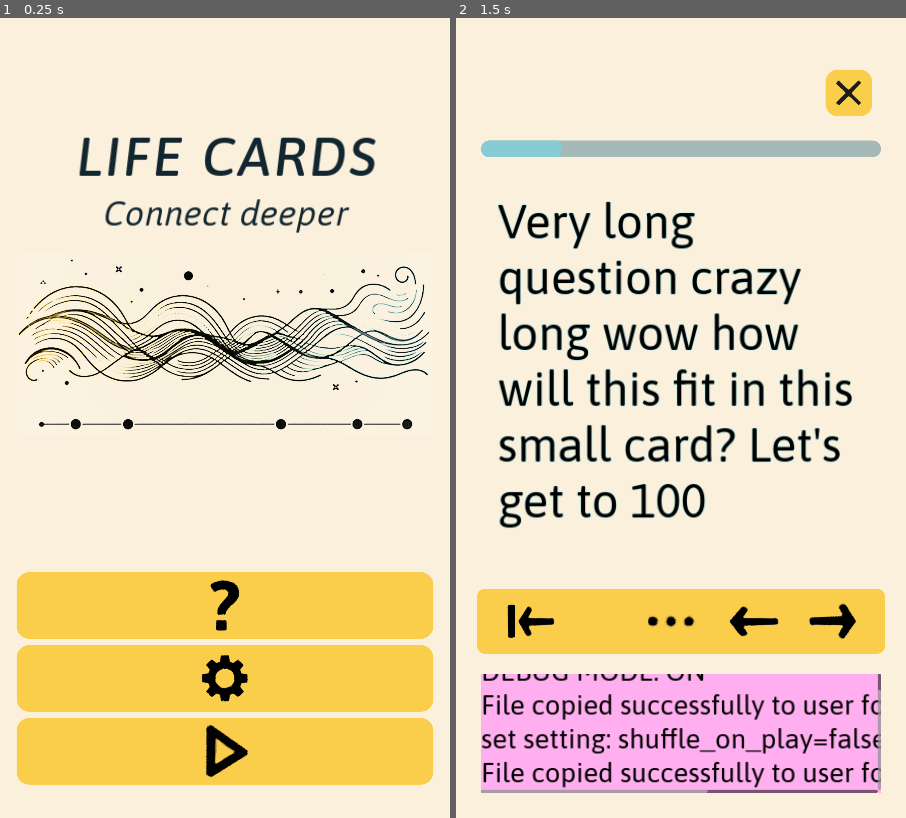
Above: before the commit, frames 1-2 (left to right).
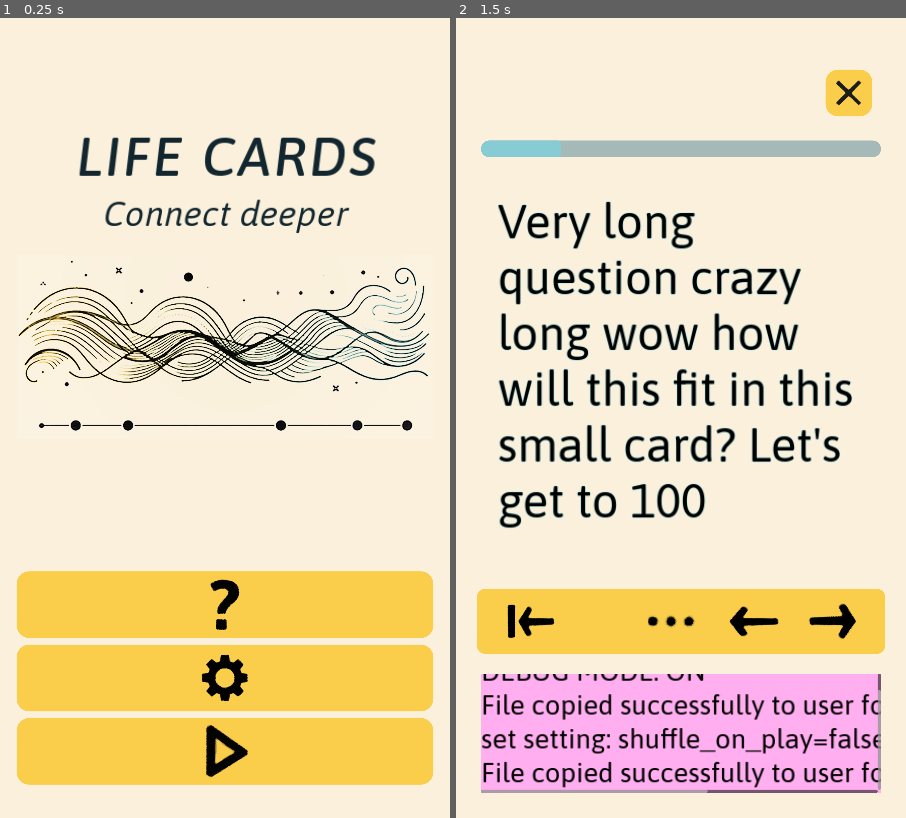
Above: after the commit, the same moments.

Repository: edoartworks/LifeCards
Game: Godot game, scene res://Game/screen_main.tscn
Two runs of this game, one before a commit and one after it. Both use one fixed random seed, a clock stepped at 60 frames per second and the inputs below.
Inputs (mouse positions are in pixels of both pictures, inside the frame that each line leads up to):
- Up to frame 1 (0.25 s): no input
- Up to frame 2 (1.5 s): click (681, 754) at 0.5 s; click (681, 754) at 1.25 s

The runs differ from the first frame. In frame 1, 5.5% of the frame differs, in the area x 3-97%, y 22-87%; in frame 2, nothing differs.

Commit message:
added generic confirm popup screen
hooked up to reset deck setting

Diff:
--- a/Game/Globals/Global.gd
+++ b/Game/Globals/Global.gd
@@ -158,6 +158,7 @@
 func _reset_questions_to_default() -> void:
 	copy_file(QUESTIONS_SRC_PATH, QUESTIONS_USER_PATH)
 	load_questions()
+	CURRENT_QUESTION_IDX = 0
 
 
 ### DEBUG
--- /dev/null
+++ b/Game/Globals/Popups.gd
@@ -0,0 +1,10 @@
+extends Node
+
+
+@onready var screen_confirm = preload("res://Game/screen_confirm.tscn")
+
+
+func show_confirm(parent: Node, callback: Callable):
+	var screen = screen_confirm.instantiate()
+	parent.add_child(screen)
+	screen.show_screen(callback)
--- /dev/null
+++ b/Game/screen_confirm.gd
@@ -0,0 +1,19 @@
+extends CanvasLayer
+
+
+var _callback_function: Callable
+
+
+func show_screen(callback_function: Callable):
+	_callback_function = callback_function
+	self.visible = true
+
+
+func _on_btn_ok_pressed() -> void:
+	if _callback_function:
+		_callback_function.call()
+	self.queue_free()
+
+
+func _on_btn_cancel_pressed() -> void:
+	self.queue_free()
--- /dev/null
+++ b/Game/screen_confirm.tscn
@@ -0,0 +1,90 @@
+[gd_scene load_steps=4 format=3 uid="uid://yl6y5kdetcwj"]
+
+[ext_resource type="Script" path="res://Game/screen_confirm.gd" id="1_5eett"]
+[ext_resource type="Texture2D" uid="uid://pm7346njvp7s" path="res://Art/icon_cancel.png" id="2_fl23g"]
+[ext_resource type="Texture2D" uid="uid://cfveb17qyderm" path="res://Art/icon_confirm.png" id="3_xjgir"]
+
+[node name="screen_confirm" type="CanvasLayer"]
+layer = 99
+script = ExtResource("1_5eett")
+
+[node name="obscure" type="Panel" parent="."]
+anchors_preset = 15
+anchor_right = 1.0
+anchor_bottom = 1.0
+grow_horizontal = 2
+grow_vertical = 2
+theme_type_variation = &"Panel_Obscure"
+
+[node name="PanelContainer" type="PanelContainer" parent="obscure"]
+layout_mode = 1
+anchors_preset = 8
+anchor_left = 0.5
+anchor_top = 0.5
+anchor_right = 0.5
+anchor_bottom = 0.5
+offset_left = -297.0
+offset_top = 70.0
+offset_right = 297.0
+offset_bottom = 331.0
+grow_horizontal = 2
+grow_vertical = 2
+theme_type_variation = &"PanelContainer_2"
+
+[node name="MarginContainer" type="MarginContainer" parent="obscure/PanelContainer"]
+layout_mode = 2
+theme_override_constants/margin_left = 0
+theme_override_constants/margin_top = 20
+theme_override_constants/margin_right = 0
+theme_override_constants/margin_bottom = 20
+
+[node name="VBoxContainer" type="VBoxContainer" parent="obscure/PanelContainer/MarginContainer"]
+layout_mode = 2
+
+[node name="Label" type="Label" parent="obscure/PanelContainer/MarginContainer/VBoxContainer"]
+layout_mode = 2
+theme_type_variation = &"Label_Subtitle"
+text = "Confirm?"
+horizontal_alignment = 1
+vertical_alignment = 1
+
+[node name="spacer6" type="Control" parent="obscure/PanelContainer/MarginContainer/VBoxContainer"]
+custom_minimum_size = Vector2(0, 40)
+layout_mode = 2
+size_flags_vertical = 3
+
+[node name="HBoxContainer" type="HBoxContainer" parent="obscure/PanelContainer/MarginContainer/VBoxContainer"]
+layout_mode = 2
+
+[node name="spacer4" type="Control" parent="obscure/PanelContainer/MarginContainer/VBoxContainer/HBoxContainer"]
+layout_mode = 2
+size_flags_horizontal = 3
+size_flags_stretch_ratio = 0.15
+
+[node name="cont_btns_bg" type="PanelContainer" parent="obscure/PanelContainer/MarginContainer/VBoxContainer/HBoxContainer"]
+layout_mode = 2
+size_flags_horizontal = 3
+
+[node name="HBoxContainer" type="HBoxContainer" parent="obscure/PanelContainer/MarginContainer/VBoxContainer/HBoxContainer/cont_btns_bg"]
+layout_mode = 2
+
+[node name="btn_cancel" type="Button" parent="obscure/PanelContainer/MarginContainer/VBoxContainer/HBoxContainer/cont_btns_bg/HBoxContainer"]
+layout_mode = 2
+size_flags_horizontal = 6
+icon = ExtResource("2_fl23g")
+icon_alignment = 1
+
+[node name="btn_OK" type="Button" parent="obscure/PanelContainer/MarginContainer/VBoxContainer/HBoxContainer/cont_btns_bg/HBoxContainer"]
+layout_mode = 2
+size_flags_horizontal = 6
+button_mask = 5
+icon = ExtResource("3_xjgir")
+icon_alignment = 1
+
+[node name="spacer5" type="Control" parent="obscure/PanelContainer/MarginContainer/VBoxContainer/HBoxContainer"]
+layout_mode = 2
+size_flags_horizontal = 3
+size_flags_stretch_ratio = 0.15
+
+[connection signal="pressed" from="obscure/PanelContainer/MarginContainer/VBoxContainer/HBoxContainer/cont_btns_bg/HBoxContainer/btn_cancel" to="." method="_on_btn_cancel_pressed"]
+[connection signal="pressed" from="obscure/PanelContainer/MarginContainer/VBoxContainer/HBoxContainer/cont_btns_bg/HBoxContainer/btn_OK" to="." method="_on_btn_ok_pressed"]
--- a/Game/screen_main_menu.tscn
+++ b/Game/screen_main_menu.tscn
@@ -34,7 +34,7 @@
 
 [node name="cont_menu" type="VBoxContainer" parent="BG/MarginContainer"]
 layout_mode = 2
-theme_override_constants/separation = 15
+theme_override_constants/separation = 16
 
 [node name="lbl_title" type="Label" parent="BG/MarginContainer/cont_menu"]
 layout_mode = 2
--- a/Game/screen_settings.gd
+++ b/Game/screen_settings.gd
@@ -14,4 +14,8 @@
 
 
 func _on_btn_reset_deck_pressed() -> void:
+	Popups.show_confirm(self, _on_btn_reset_deck_confirmed)
+
+
+func _on_btn_reset_deck_confirmed():
 	SignalBus.reset_deck_default.emit()
--- a/project.godot
+++ b/project.godot
@@ -21,6 +21,7 @@
 
 Global="*res://Game/Globals/Global.gd"
 SignalBus="*res://Game/Globals/SignalBus.gd"
+Popups="*res://Game/Globals/Popups.gd"
 
 [display]
 
Binary file changed: Art/th_custom01.theme
